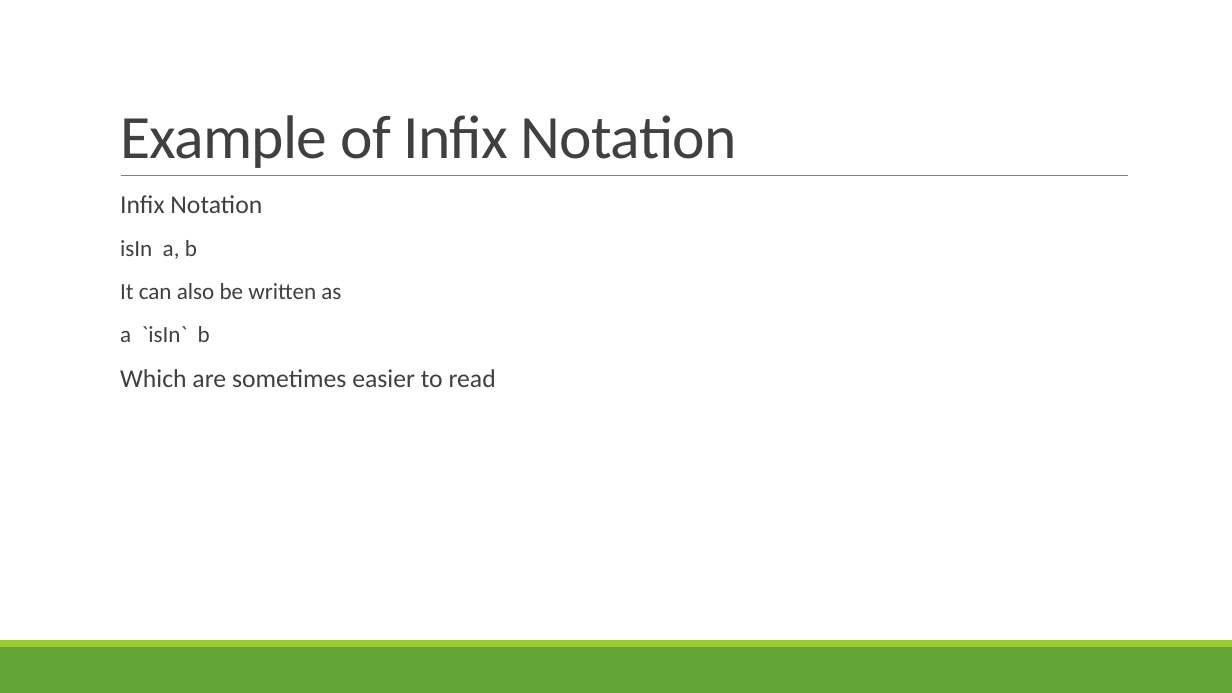
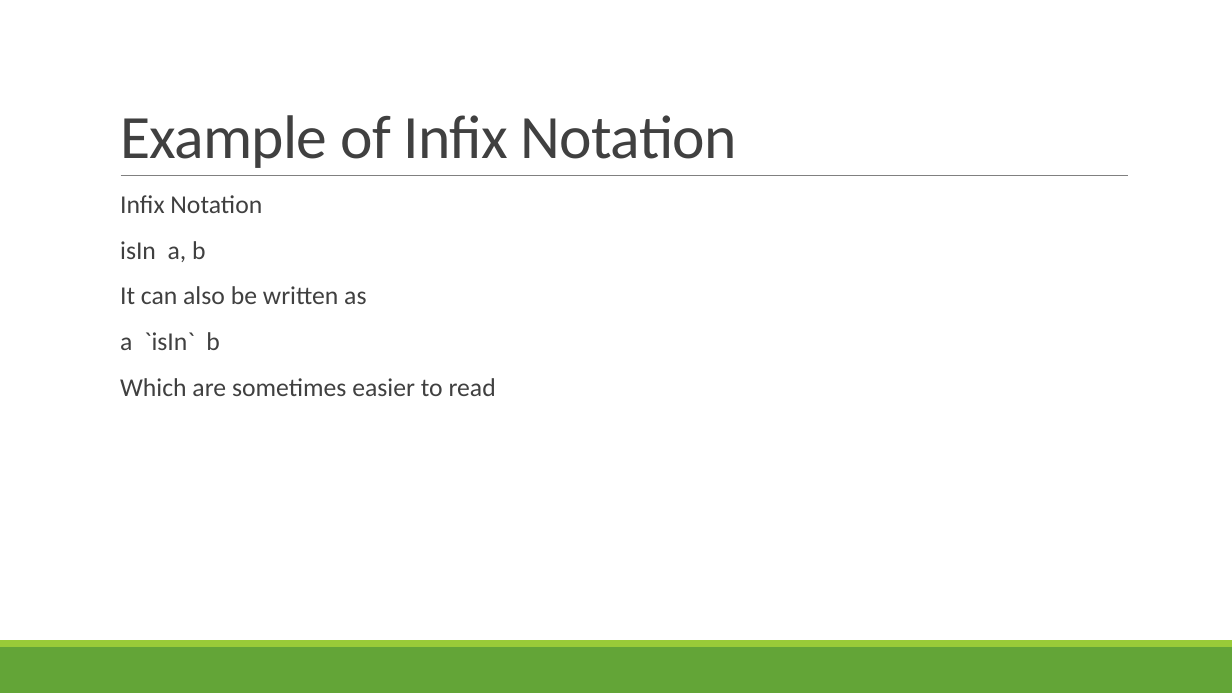
Before and after one commit to flo100500/p-, a slide deck: slide 8 of ReadMe.pptx. Drawn at 1232x693 pixels with LibreOffice and Linux fonts; fonts in the diff are those of the drawing. Boxes give left, top, right and bottom in pixels: in the first picture for what was removed or moved away, otherwise in the second. Text is boxed around its words. In the diff, an @@ line names an element or a change of style, - is before the commit and + after.

```diff
--- a/ReadMe.pptx
+++ b/ReadMe.pptx
@@ text at <box>120,241,366,350</box>: size 18 to 20 pt in "isIn a, b", "It can also be written as", "a `isIn` b" @@
```
Also in this commit, not shown: 3 other slides changed.
